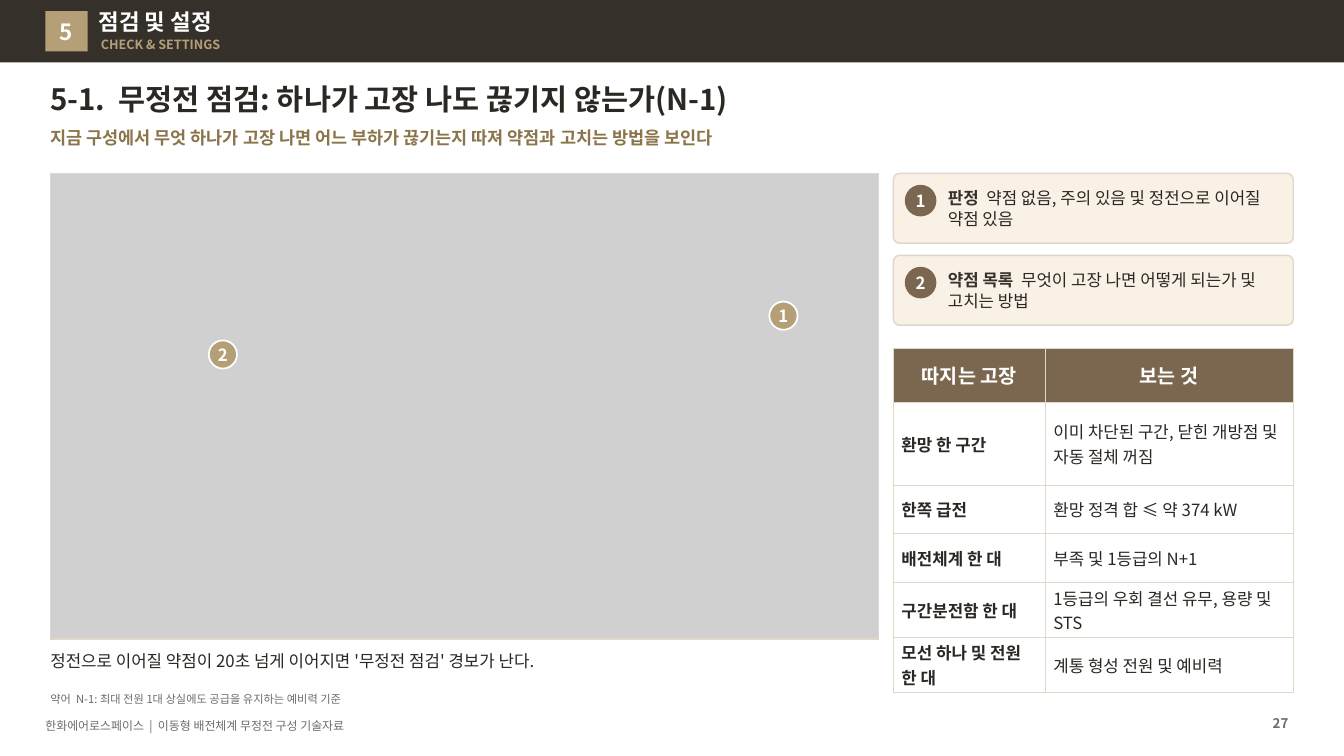
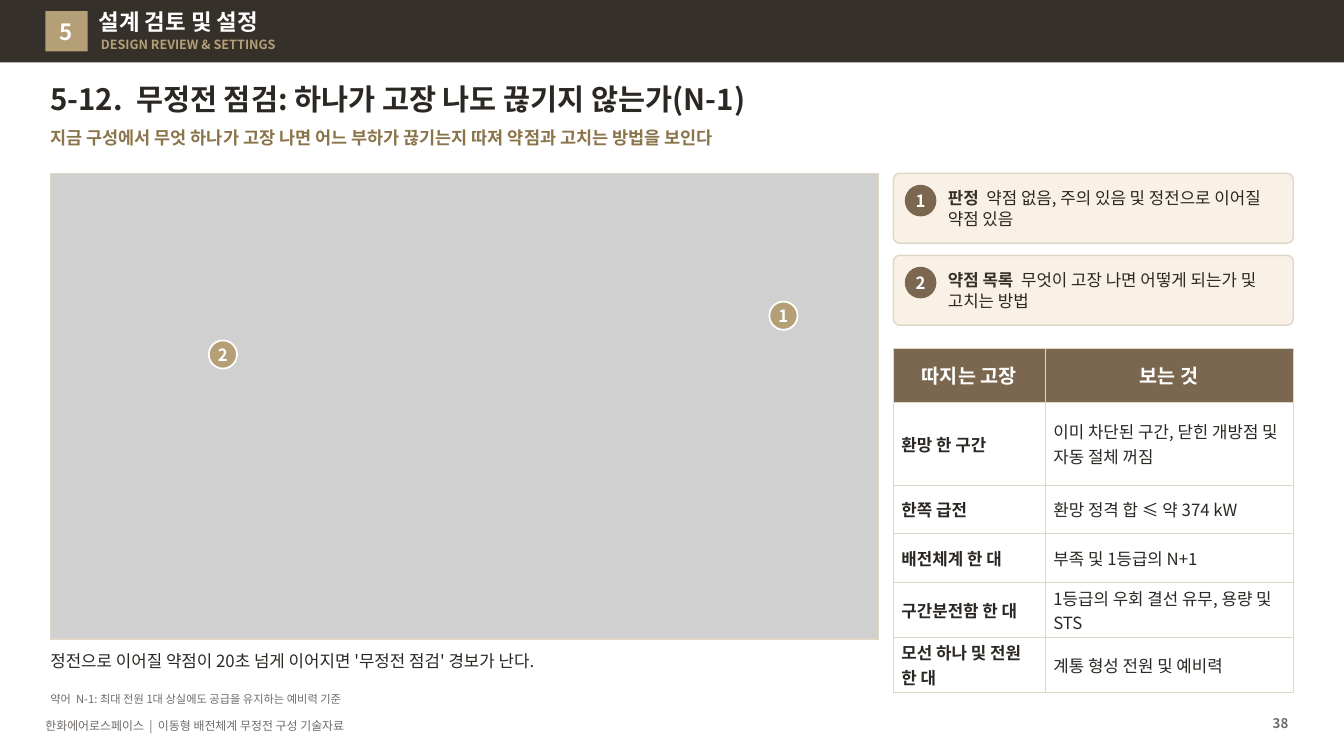
Before and after one commit to byunjd112-hue/headroom, a slide deck: slide 38 of mobile_ems/docs/out/IFPS_이동형배전체계_무정전구성_기술자료_Rev72.pptx (slide 27 before the commit). Drawn at 1344x756 pixels with LibreOffice and Linux fonts; fonts in the diff are those of the drawing; grey boxes stand for pictures. Boxes give left, top, right and bottom in pixels: in the first picture for what was removed or moved away, otherwise in the second. Text is boxed around its words. In the diff, an @@ line names an element or a change of style, - is before the commit and + after.

```diff
--- a/mobile_ems/docs/out/IFPS_이동형배전체계_무정전구성_기술자료_Rev72.pptx
+++ b/mobile_ems/docs/out/IFPS_이동형배전체계_무정전구성_기술자료_Rev72.pptx
@@ text at (99, 11, 258, 32): text changed @@
-점검 및 설정
+설계 검토 및 설정
@@ text at (101, 39, 276, 49): text changed @@
-CHECK & SETTINGS
+DESIGN REVIEW & SETTINGS
@@ title at (50, 85, 745, 116): text changed @@
-5-1. 무정전 점검: 하나가 고장 나도 끊기지 않는가(N-1)
+5-12. 무정전 점검: 하나가 고장 나도 끊기지 않는가(N-1)
@@ page number at (1273, 718, 1289, 728): text changed @@
-27
+38
```
Also in this commit, not shown: 5 other slides changed, 11 slides added, 11 other files.
